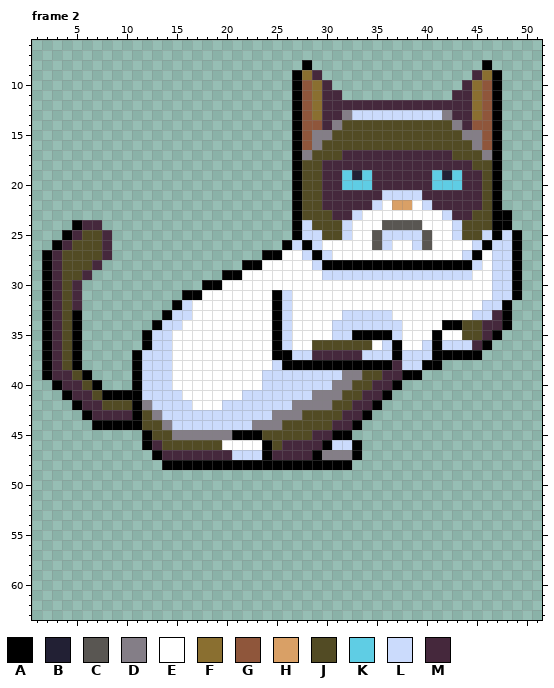
Pixel-art file -- assets/sprites/cat00.ase. Above: the version before the commit.
64x64 pixels, 12 frames. Shown: frame 2: x 1..51, y 6..63. The commit also changed other frames, which this record leaves out.
Visible layers, top first: "head", "body", "shippo".
Palette (. is transparent): A #000000  B #222034  C #595652  D #847e87  E #ffffff  F #8a6f30  G #8f563b  H #d9a066  J #524b24  K #5fcde4  L #cbdbfc  M #45283c
Pixels before, frame 2 (only the part around the change), first column x 18:
 6 ..................................
 7 ..................................
 8 ..........A.................A.....
 9 .........AFM...............MFA....
10 .........AGFM.............MFGA....
11 .........AGFMM...........MMFGA....
12 .........AGFMMMMMMMMMMMMMMMFGA....
13 .........AGFMMDLLLLLLLLLDMMFGA....
14 .........AGGMDJJJJJJJJJJJDMGGA....
15 .........AGDDJJJJJJJJJJJJJDDGA....
16 .........AGDJJJJJJJJJJJJJJJDGA....
17 .........ADJJJMMMMMMMMMMMJJJDA....
18 .........AJJMMMMMMMMMMMMMMMJJA....
19 .........AJJMMKBKMMMMMMKBKMMJA....
20 .........AJJMMKKKMMMMMMKKKMMJA....
21 .........AJJMMMMMMLLLLMMMMMMJA....
22 .........AJJMMMMMLEHHELMMMMMJA....
23 .........AJJJMMLEEEEEEEELMMJJAA...
24 .........ALJJJLEEECCCCEEELJJJAA...
25 .........ALLJJLEECLLLLCEELJJLALA..
26 ........ALALEEEEECLEELCEEEELALLA..
27 ......AAEELALEEEEEEEEEEEEELAELLA..
28 ....AAEEEEELAAAAAAAAAAAAAAALELLA..
29 ..AAEEEEEEEELLLLLLLLLLLLLLLEELLA..
30 AAEEEEEEEEEEEEEEEEEEEEEEEEEEELLA..
31 EEEEEEEALEEEEEEEEEEEEEEEEEEEELLA..
32 EEEEEEEALEEEEEEEEEEEEEEEEEEELLA...
33 EEEEEEEALEEEEELLLLLEEEEEEEELLMA...
34 EEEEEEEALEEEELLLLLLLEEEEAAJJMMA...
35 EEEEEEEALEEEELLAAAALEEEAEEJJMA....
36 EEEEEEEALEEJJJJJJELAEELALLLMA.....
37 EEEEEEEAALLMMMMMLLLALLLAAAAA......
38 EEEEEEELAAAAAAAAAAAMLLAA..........
39 EEEEEELLLLLLLLDDJJMMAA............
Once edited:
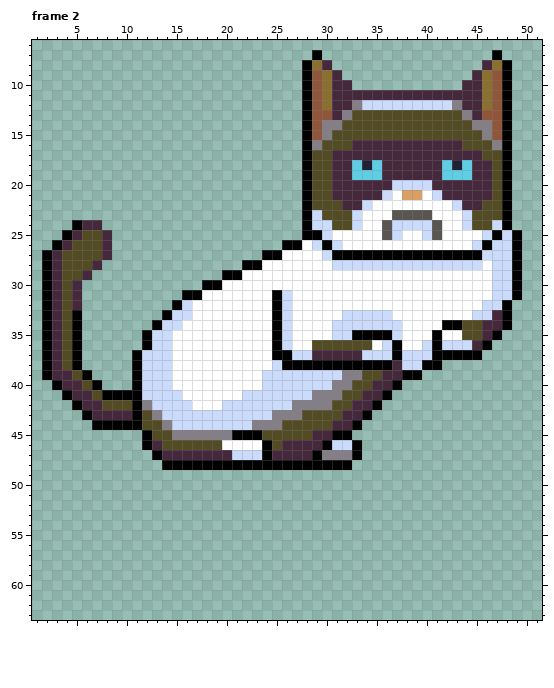
The edit:
Frame 2, layer "head":
y 7: x 29 . -> A; x 47 . -> A
y 8: x 29..30 .. -> FM; x 46..48 A.. -> MFA
y 9: x 27..31 AFM.. -> .AGFM; x 47..48 A. -> GA
y 10: x 27..32 AGFM.. -> .AGFMM; x 45..48 FGA. -> MFGA
y 11: x 27..30 AGFM -> .AGF; x 32..42 ........... -> MMMMMMMMMMM; x 45..48 FGA. -> MFGA
y 12: x 27..30 AGFM -> .AGF; x 33..43 MMMMMMMMMMM -> DLLLLLLLLLD; x 45..48 FGA. -> MFGA
y 13: x 27..30 AGFM -> .AGG; x 33..45 LLLLLLLLLDMMF -> JJJJJJJJJJJDM; x 47..48 A. -> GA
y 14: x 27..28 AG -> .A; x 30 M -> D; x 43..48 DMGGA. -> JJDDGA
y 15: x 27..29 AGD -> .AG; x 44..48 DDGA. -> JJDGA
y 16: x 27..28 AG -> .A; x 33..43 JJJJJJJJJJJ -> MMMMMMMMMMM; x 45..48 DGA. -> JJDA
y 17: x 27..28 AD -> .A; x 31 J -> M; x 43..48 JJJDA. -> MMMJJA
y 18: x 27..28 AJ -> .A; x 30 M -> J; x 33..35 MMM -> KBK; x 42..48 MMMJJA. -> KBKMMJA
y 19: x 27..28 AJ -> .A; x 30 M -> J; x 32..33 KB -> MK; x 35 M -> K; x 41..42 KB -> MK; x 44 M -> K; x 46..48 JA. -> MJA
y 20: x 27..28 AJ -> .A; x 30 M -> J; x 32..34 KKK -> MMM; x 37..43 MMMMKKK -> LLLLMMM; x 46..48 JA. -> MJA
y 21: x 27..28 AJ -> .A; x 30 M -> J; x 37..41 LLLMM -> EHHEL; x 46..48 JA. -> MJA
y 22: x 27..28 AJ -> .A; x 30..31 MM -> JJ; x 34..35 ML -> LE; x 37..38 HH -> EE; x 40..43 LMMM -> EEEL; x 47..48 A. -> JA
y 23: x 27..29 AJJ -> .AL; x 31..32 MM -> JJ; x 37..40 EEEE -> CCCC; x 42..44 LMM -> EEL; x 47 A -> J
y 24: x 27..30 ALJJ -> .ALL; x 32..33 LE -> JL; x 37..41 CCCEE -> LLLLC; x 43..44 LJ -> EL; x 47 A -> L
y 25: x 27..32 ALLJJL -> .AALEE; x 35..36 CL -> EC; x 38..41 LLCE -> EELC; x 43..45 LJJ -> EEE
y 26: x 27..28 LA -> AE; x 30..31 EE -> AL; x 35..36 CL -> EE; x 39..40 LC -> EE
y 27: x 28..29 LA -> EE; x 31..44 EEEEEEEEEEEEEL -> AAAAAAAAAAAAAA; x 46 E -> L
y 28: x 29..44 LAAAAAAAAAAAAAAA -> EELLLLLLLLLLLLLL
y 29: x 30..44 LLLLLLLLLLLLLLL -> EEEEEEEEEEEEEEE
Pixel boxes of the changes (left, top, right, bottom) in both pictures:
changed: (292, 50, 512, 280)
